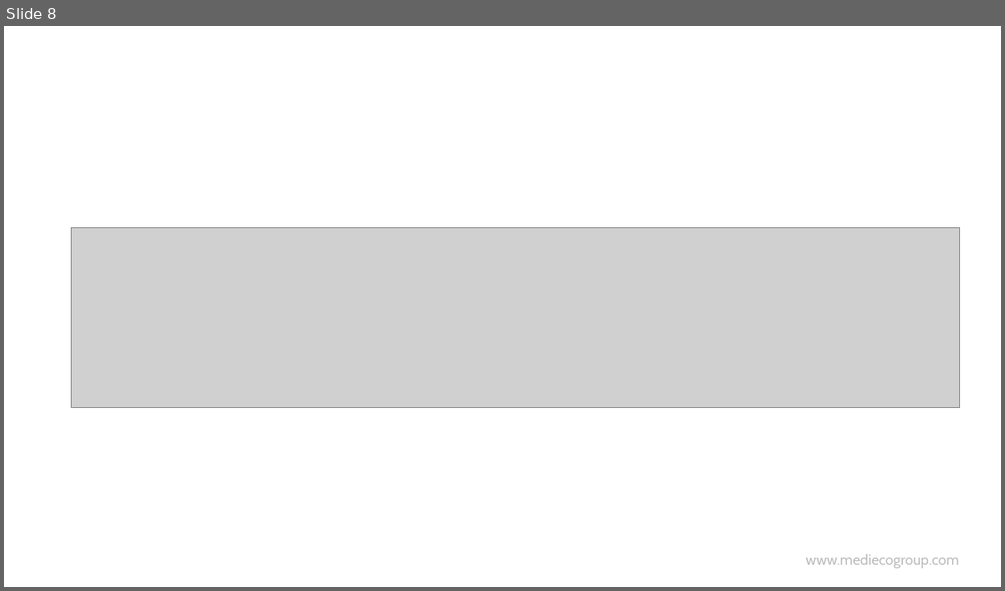
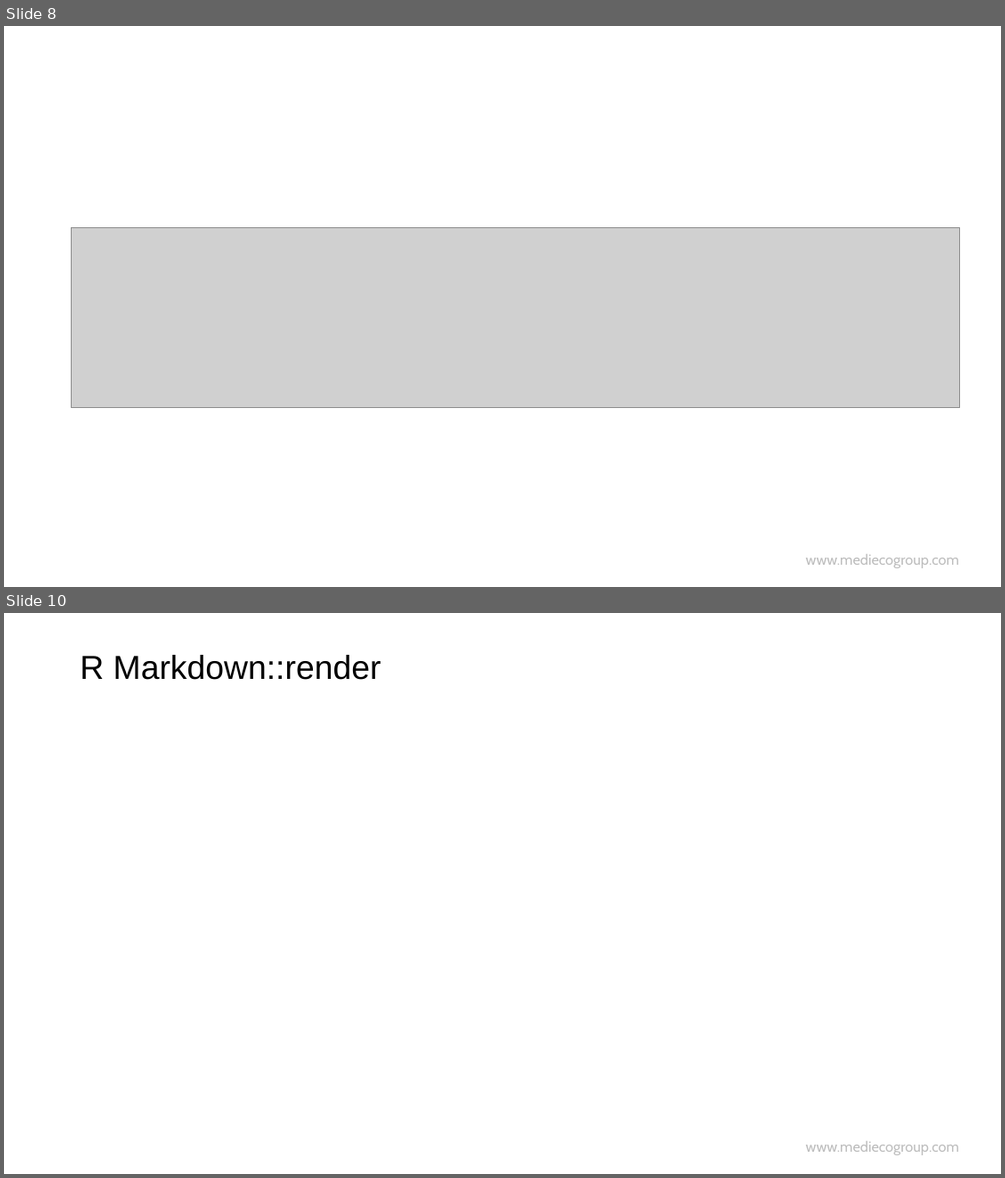
Before and after one commit to hao203/rmd_china, a slide deck: slides/01.History&Works/01-History-Works.pptx. Shown one above the other, each under a label of ours: slide 8 before the commit, slides 8 and 10 after it; the slides between them are not shown. The pictures are 1005x591 and 1005x1178 pixels, drawn with LibreOffice and Linux fonts; fonts in the diff are those of the drawing; grey boxes stand for pictures; background and template pictures are left out. Boxes give left, top, right and bottom in pixels: in the first picture for what was removed or moved away, otherwise in the second. Text is boxed around its words. In the diff, an @@ line names an element or a change of style, - is before the commit and + after.

```diff
--- a/slides/01.History&Works/01-History-Works.pptx
+++ b/slides/01.History&Works/01-History-Works.pptx
@@ slide 10 added at (4,613,1001,1174), background #CCE8CF; not listed: 1 template element that a slide beside it also shows @@
@@ title added at (80,655,381,680), 32 pt, text #000000 @@
+R Markdown::render
```
Also in this commit, not shown: 8 slides changed, 1 slide removed, 2 other files.
